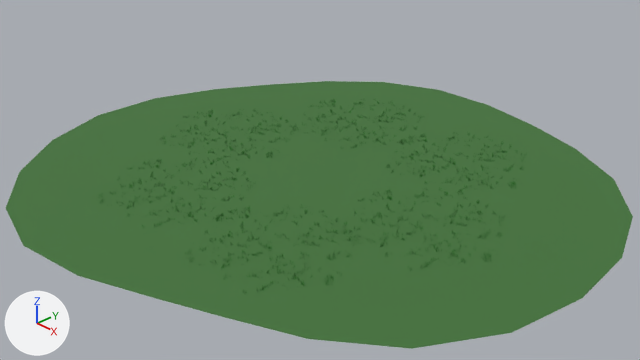
An edit to the Blender file public/models/Hextiles/Games.blend, drawn before and after from the same camera.
Camera for both pictures: the file's camera 'Camera'. The axes (+X, +Y, +Z) are drawn at lower left. The lights are the same throughout. The picture after the commit comes second.

Names of what the first picture shows: 'Grass_Field_OriginTile', 'Grass_Field_OriginTile.001', 'Grass_Field_OriginTile.002', 'Grass_Field_OriginTile.004', 'Grass_Field_OriginTile.005', 'HexTile_Master' and 1 more.
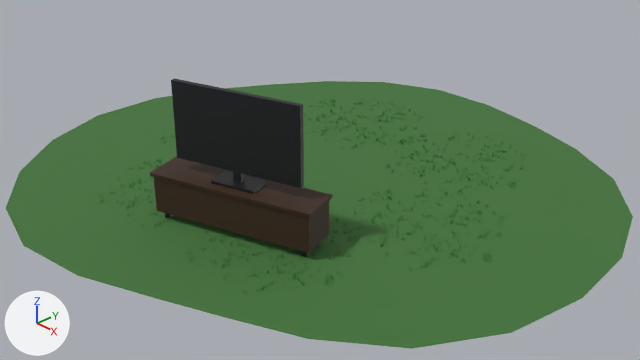
Changed parts and their boxes (x1, y1, x2, y2) in the pictures (640 x 360 px):
'GD_TV_Bezel', added (black): after (171, 78, 304, 188)
'GD_Sideboard_Body', added (brown): after (154, 177, 329, 253)
'GD_Sideboard_Top', added (brown): after (150, 156, 333, 217)
'GD_TV_Base', added (black): after (211, 171, 267, 194)
'GD_TV_Neck', added: after (233, 171, 244, 183)

What the commit changed:
Material 'GD_Plastic_Dark' (mat_gd_plastic_dark) is new.
Its base color is (0.00857, 0.00913, 0.0116) (black #17181c).
Its roughness is 0.45.
Material 'GD_Wood_Dark' (mat_gd_wood_dark) is new.
Its base color is (0.0423, 0.0176, 0.00802) (brown #3a2416).
Its roughness is 0.65.
Mesh me_gd_tv_bezel_mesh is new.
It is a box spanning x -0.8..0.8, y -0.03..0.03, z -0.46..0.46.
It uses material mat_gd_plastic_dark (black #17181c).
Mesh me_gd_tv_neck_mesh is new.
It is a box spanning x -0.05..0.05, y -0.03..0.03, z -0.06..0.06.
It uses material mat_gd_plastic_dark (black #17181c).
Mesh me_gd_tv_base_mesh is new.
It is a box spanning x -0.275..0.275, y -0.14..0.14, z -0.015..0.015.
It uses material mat_gd_plastic_dark (black #17181c).
Mesh me_gd_sideboard_top_mesh is new.
It is a box spanning x -1.03..1.03, y -0.25..0.25, z -0.02..0.02.
It uses material mat_gd_wood_dark (brown #3a2416).
Mesh me_gd_sideboard_body_mesh is new.
It is a box spanning x -1.0..1.0, y -0.22..0.22, z -0.22..0.22.
It uses material mat_gd_wood_dark (brown #3a2416).
Object 'GD_TV_Bezel' (ob_gd_tv_bezel) is new; it shows me_gd_tv_bezel_mesh.
Its parent is ob_gd_mediaunit.
Its location is (0.0, 0.0, 1.195).
Object 'GD_MediaUnit' (ob_gd_mediaunit) is new.
Its location is (0.413, -1.6, 0.0).
Its rotation in degrees is (0, 0, 18).
Object 'GD_TV_Neck' (ob_gd_tv_neck) is new; it shows me_gd_tv_neck_mesh.
Its parent is ob_gd_mediaunit.
Its location is (0.0, 0.0, 0.675).
Object 'GD_TV_Base' (ob_gd_tv_base) is new; it shows me_gd_tv_base_mesh.
Its parent is ob_gd_mediaunit.
Its location is (0.0, 0.0, 0.6).
Object 'GD_Sideboard_Top' (ob_gd_sideboard_top) is new; it shows me_gd_sideboard_top_mesh.
Its parent is ob_gd_mediaunit.
Its location is (0.0, 0.0, 0.568).
Object 'GD_Sideboard_Body' (ob_gd_sideboard_body) is new; it shows me_gd_sideboard_body_mesh.
Its parent is ob_gd_mediaunit.
Its location is (0.0, 0.0, 0.325).
